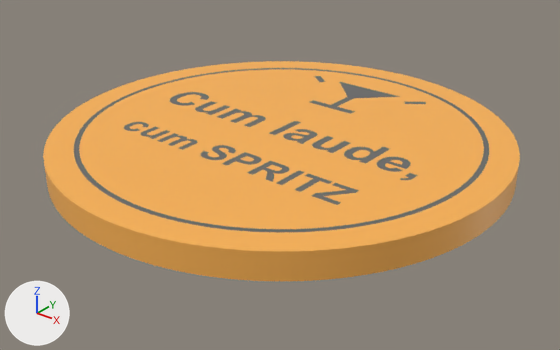
One commit to the glTF model public/products/sottobicchiere-cum-laude-cum-spritz.glb: the scene before it, then after it.
Before and after are seen from a 50 mm camera at (0.0683, -0.0857, 0.0496) aimed at (0.0012, -0.0018, -0.0024). The lights are fixed; the arrows at lower left show +X, +Y and +Z. The older version comes first. Where no turn or scale is listed for an object, it has been applied to the vertices. Vertices at exactly the same position are counted once.

Objects in the first picture: 'coaster_base', 'coaster_ink'.
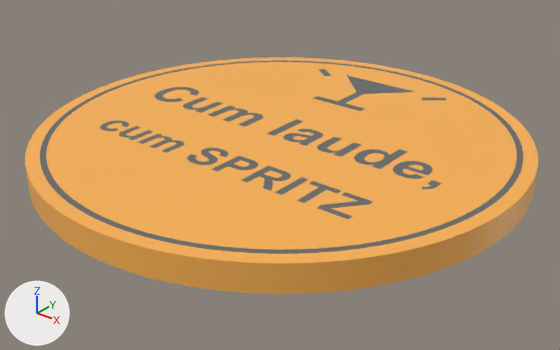
Boxes (x1, y1, x2, y2) around the edits, measured in the pictures (560 x 350 px):
'coaster_base', reshaped (8% wider, 8% taller): before (43, 61, 520, 281); after (25, 57, 538, 294)
'coaster_ink', rescaled (16% wider, 17% taller): before (74, 68, 489, 233); after (40, 60, 523, 254)

The edits, one by one:
me_coaster_base is used by ob_coaster_base; location (0.0, 0.0, 0.0).
me_coaster_base had 3220 vertices, 6436 faces and spanned x -0.035..0.035, y -0.035..0.035, z 0.0..0.004.
me_coaster_base now has 3220 vertices, 6436 faces and spans x -0.0375..0.0375, y -0.0375..0.0375, z 0.0..0.004.
me_coaster_base part 1: 3220 of 3220 vertices moved; they spanned x -0.035..0.035, y -0.035..0.035, z 0.0..0.004 and now span x -0.0375..0.0375, y -0.0375..0.0375, z 0.0..0.004; mean shift (-0.0001, -0.0006, 0.0).
me_coaster_ink is used by ob_coaster_ink; location (0.0, 0.0, 0.0).
me_coaster_ink had 2900 vertices, 5736 faces and spanned x -0.0308..0.0308, y -0.0308..0.0308, z 0.0034..0.004.
me_coaster_ink now has 2900 vertices, 5736 faces and spans x -0.0355..0.0355, y -0.0355..0.0355, z 0.0034..0.004.
me_coaster_ink part 2: the whole mesh is scaled about its middle by (1.15, 1.15, 1).
